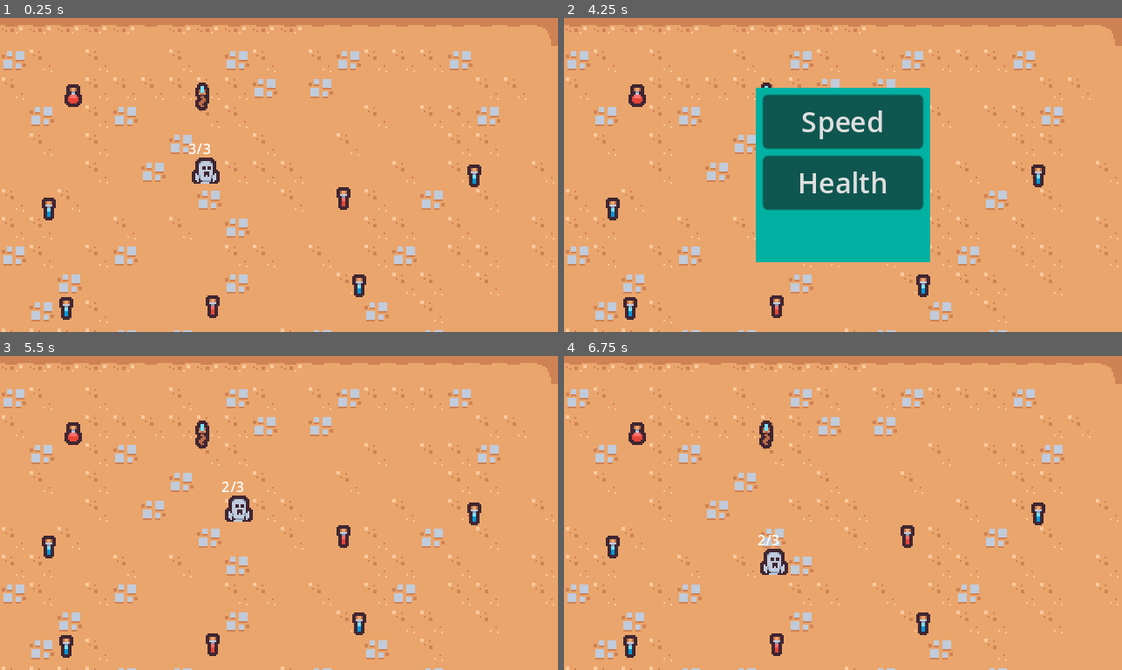
Above: before the commit, frames 1-4 (two rows, left to right).
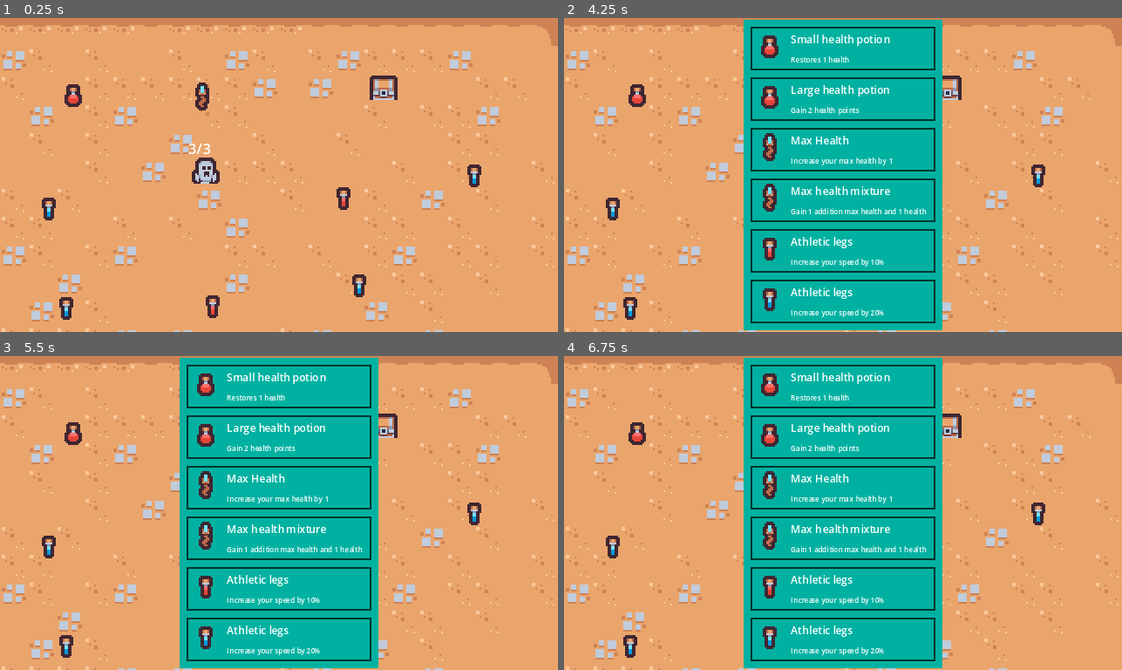
Above: after the commit, the same moments.

Repository: dewald-els/godot-learnings_upgrades
Game: Godot game, scene res://scenes/main/main.tscn
The game is run twice, just before and just after one commit, with the same random seed, the same clock (stepped at 60 frames per second) and the same inputs.
Inputs (mouse positions are in pixels of both pictures, inside the frame that each line leads up to):
- Up to frame 1 (0.25 s): no input
- Up to frame 2 (4.25 s): tap Enter at 0.5 s; hold D (player_right) 0.53-1.28 s; hold Down (player_down) 1.28-2.03 s; hold D (player_right) 2.03-2.78 s; hold W (player_up) 2.78-3.53 s; hold A (player_left) from 3.53 s (still down)
- Up to frame 3 (5.5 s): release A (player_left) at 4.25 s; click (279, 459) at 4.25 s, where only the run before the commit has a clickable "Speed"; hold A (player_left) from 5.03 s (still down)
- Up to frame 4 (6.75 s): release A (player_left) at 5.78 s; hold Down (player_down) 5.78-6.53 s; hold D (player_right) from 6.53 s (still down)

The runs differ from the first frame. In frame 1, 0.3% of the frame differs, in the area x 66-72%, y 18-27%; in frame 2, 29%; in frame 3, 35%, in the area x 32-72%, y 0-100%; in frame 4, 35%.

Commit message:
feat: Upgrade picker, spawn from chest

Diff:
--- a/new-game-project/resources/upgrades/health/resources/health_upgrade_2.tres
+++ b/new-game-project/resources/upgrades/health/resources/health_upgrade_2.tres
@@ -1,11 +1,13 @@
-[gd_resource type="Resource" script_class="HealthUpgradeResource" load_steps=2 format=3 uid="uid://c7ml070c65tyc"]
+[gd_resource type="Resource" script_class="HealthUpgradeResource" load_steps=3 format=3 uid="uid://c7ml070c65tyc"]
 
 [ext_resource type="Script" path="res://resources/upgrades/health/health_upgrade_resource.gd" id="1_ef0eh"]
+[ext_resource type="Texture2D" uid="uid://dwdxvjdbnc6w" path="res://resources/upgrades/scene/sprites/health/health_1.png" id="2_gldsv"]
 
 [resource]
 script = ExtResource("1_ef0eh")
 health_amount = 2
 max_health = 3
-type = ""
-name = ""
-description = ""
+type = "health"
+texture = ExtResource("2_gldsv")
+name = "Large health potion"
+description = "Gain 2 health points"
--- /dev/null
+++ b/new-game-project/resources/upgrades/max_health/resources/max_health_1_and_1.tres
@@ -0,0 +1,13 @@
+[gd_resource type="Resource" script_class="MaxHealthUpgradeResource" load_steps=3 format=3 uid="uid://bblli5dg7j05p"]
+
+[ext_resource type="Script" path="res://resources/upgrades/max_health/max_health_upgrade_resource.gd" id="1_abkvv"]
+[ext_resource type="Texture2D" uid="uid://rnu4h4s56rqj" path="res://resources/upgrades/scene/sprites/max_health/max_health.png" id="2_hxnce"]
+
+[resource]
+script = ExtResource("1_abkvv")
+amount_to_add_max_health = 1
+amount_to_add_health = 1
+type = "max_health"
+texture = ExtResource("2_hxnce")
+name = "Max health mixture"
+description = "Gain 1 addition max health and 1 health"
--- /dev/null
+++ b/new-game-project/scenes/chest/upgrade_chest/upgrade_chest.gd
@@ -0,0 +1,39 @@
+class_name UpgradeChest
+extends Node2D
+
+
+@onready var animated_sprite_2d: AnimatedSprite2D = %AnimatedSprite2D
+@onready var collection_area_2d: Area2D = %CollectionArea2D
+
+@export var uprade_scene: PackedScene
+@export var available_upgrades: Array[UpgradeResource] = []
+@export var upgrade_manager: UpgradeManager
+
+var is_empty: bool = false
+
+func _ready() -> void:
+	collection_area_2d.body_entered.connect(_on_body_entered)
+
+func _on_body_entered(body: Node2D) -> void:
+	if is_empty:
+		return
+
+	if "Player" in body.name:
+		await get_tree().create_timer(0.5).timeout
+		open()
+
+func open() -> void:
+	animated_sprite_2d.play("open")
+	await animated_sprite_2d.animation_finished
+	var upgrade: UpgradeScene = uprade_scene.instantiate()
+	upgrade.upgrade = available_upgrades.pick_random()
+	upgrade.upgrade_manager = upgrade_manager
+	var upgrade_container: Node = get_tree().get_first_node_in_group("upgrades_container")
+	if not upgrade_container:
+		return
+
+	upgrade_container.add_child(upgrade)
+	upgrade.global_position = global_position + Vector2(16, 16)
+
+	animated_sprite_2d.play("empty")
+	is_empty = true
--- /dev/null
+++ b/new-game-project/scenes/chest/upgrade_chest/upgrade_chest.tscn
@@ -0,0 +1,76 @@
+[gd_scene load_steps=14 format=3 uid="uid://bql0mc2gise1"]
+
+[ext_resource type="Script" path="res://scenes/chest/upgrade_chest/upgrade_chest.gd" id="1_flg6w"]
+[ext_resource type="Script" path="res://resources/upgrades/upgrade.gd" id="2_iflts"]
+[ext_resource type="Resource" uid="uid://ldwxe3akwa0l" path="res://resources/upgrades/max_health/resources/max_health_1.tres" id="3_87xry"]
+[ext_resource type="Resource" uid="uid://ch7cyipikol20" path="res://resources/upgrades/health/resources/health_upgrade_1.tres" id="4_es6yg"]
+[ext_resource type="Resource" uid="uid://yfwtdrp7umht" path="res://resources/upgrades/speed/resources/speed_upgrade_10.tres" id="5_087k1"]
+[ext_resource type="Texture2D" uid="uid://bgx6f1pxylt2r" path="res://scenes/chest/upgrade_chest/sprites/empty.png" id="6_s74jv"]
+[ext_resource type="Texture2D" uid="uid://b5oi1p51xknee" path="res://scenes/chest/upgrade_chest/sprites/idle.png" id="7_vulrl"]
+[ext_resource type="Texture2D" uid="uid://ddbtv3jgvurh5" path="res://scenes/chest/upgrade_chest/sprites/open_1.png" id="8_64fd5"]
+[ext_resource type="Texture2D" uid="uid://c4jfb52c84mrw" path="res://scenes/chest/upgrade_chest/sprites/open_2.png" id="9_kulxp"]
+[ext_resource type="Texture2D" uid="uid://dcx0tmm18fkls" path="res://scenes/chest/upgrade_chest/sprites/open_3.png" id="10_cgp3l"]
+[ext_resource type="Texture2D" uid="uid://b7uskj2iusbux" path="res://scenes/chest/upgrade_chest/sprites/opened.png" id="11_i078p"]
+
+[sub_resource type="SpriteFrames" id="SpriteFrames_4aqbs"]
+animations = [{
+"frames": [{
+"duration": 1.0,
+"texture": ExtResource("6_s74jv")
+}],
+"loop": false,
+"name": &"empty",
+"speed": 5.0
+}, {
+"frames": [{
+"duration": 1.0,
+"texture": ExtResource("7_vulrl")
+}],
+"loop": false,
+"name": &"idle",
+"speed": 5.0
+}, {
+"frames": [{
+"duration": 1.0,
+"texture": ExtResource("7_vulrl")
+}, {
+"duration": 1.0,
+"texture": ExtResource("8_64fd5")
+}, {
+"duration": 1.0,
+"texture": ExtResource("9_kulxp")
+}, {
+"duration": 1.0,
+"texture": ExtResource("10_cgp3l")
+}],
+"loop": false,
+"name": &"open",
+"speed": 5.0
+}, {
+"frames": [{
+"duration": 1.0,
+"texture": ExtResource("11_i078p")
+}],
+"loop": false,
+"name": &"opened",
+"speed": 5.0
+}]
+
+[sub_resource type="CircleShape2D" id="CircleShape2D_rn6a4"]
+radius = 15.0
+
+[node name="UpgradeChest" type="Node2D"]
+script = ExtResource("1_flg6w")
+available_upgrades = Array[ExtResource("2_iflts")]([ExtResource("3_87xry"), ExtResource("4_es6yg"), ExtResource("5_087k1")])
+
+[node name="AnimatedSprite2D" type="AnimatedSprite2D" parent="."]
+unique_name_in_owner = true
+sprite_frames = SubResource("SpriteFrames_4aqbs")
+animation = &"opened"
+autoplay = "idle"
+
+[node name="CollectionArea2D" type="Area2D" parent="."]
+unique_name_in_owner = true
+
+[node name="CollisionShape2D" type="CollisionShape2D" parent="CollectionArea2D"]
+shape = SubResource("CircleShape2D_rn6a4")
--- a/new-game-project/scenes/main/main.tscn
+++ b/new-game-project/scenes/main/main.tscn
@@ -10,6 +10,7 @@
 [ext_resource type="Resource" uid="uid://ch7cyipikol20" path="res://resources/upgrades/health/resources/health_upgrade_1.tres" id="7_vtxjg"]
 [ext_resource type="PackedScene" uid="uid://da6yo06wmwsen" path="res://screens/upgrade_picker/upgrade_picker_screen.tscn" id="8_dy3fb"]
 [ext_resource type="Resource" uid="uid://ldwxe3akwa0l" path="res://resources/upgrades/max_health/resources/max_health_1.tres" id="10_nwdoq"]
+[ext_resource type="PackedScene" uid="uid://bql0mc2gise1" path="res://scenes/chest/upgrade_chest/upgrade_chest.tscn" id="11_j80x1"]
 
 [node name="Main" type="Node2D" node_paths=PackedStringArray("upgrade_manager")]
 script = ExtResource("1_if5dn")
@@ -28,42 +29,49 @@
 position = Vector2(118, 87)
 upgrade_manager = NodePath("../Managers/UpgradeManager")
 
-[node name="SpeedUpgrade" parent="." node_paths=PackedStringArray("upgrade_manager") instance=ExtResource("3_taui7")]
+[node name="UpgradeChest" parent="." node_paths=PackedStringArray("upgrade_manager") instance=ExtResource("11_j80x1")]
+position = Vector2(220, 39)
+uprade_scene = ExtResource("3_taui7")
+upgrade_manager = NodePath("../Managers/UpgradeManager")
+
+[node name="Upgrades" type="Node" parent="." groups=["upgrades_container"]]
+
+[node name="SpeedUpgrade" parent="Upgrades" node_paths=PackedStringArray("upgrade_manager") instance=ExtResource("3_taui7")]
 position = Vector2(197, 103)
-upgrade_manager = NodePath("../Managers/UpgradeManager")
+upgrade_manager = NodePath("../../Managers/UpgradeManager")
 upgrade = ExtResource("5_at4up")
 
-[node name="SpeedUpgrade2" parent="." node_paths=PackedStringArray("upgrade_manager") instance=ExtResource("3_taui7")]
+[node name="SpeedUpgrade2" parent="Upgrades" node_paths=PackedStringArray("upgrade_manager") instance=ExtResource("3_taui7")]
 position = Vector2(122, 165)
-upgrade_manager = NodePath("../Managers/UpgradeManager")
+upgrade_manager = NodePath("../../Managers/UpgradeManager")
 upgrade = ExtResource("5_at4up")
 
-[node name="SpeedUpgrade3" parent="." node_paths=PackedStringArray("upgrade_manager") instance=ExtResource("3_taui7")]
+[node name="SpeedUpgrade3" parent="Upgrades" node_paths=PackedStringArray("upgrade_manager") instance=ExtResource("3_taui7")]
 position = Vector2(272, 90)
-upgrade_manager = NodePath("../Managers/UpgradeManager")
+upgrade_manager = NodePath("../../Managers/UpgradeManager")
 upgrade = ExtResource("4_xg237")
 
-[node name="SpeedUpgrade4" parent="." node_paths=PackedStringArray("upgrade_manager") instance=ExtResource("3_taui7")]
+[node name="SpeedUpgrade4" parent="Upgrades" node_paths=PackedStringArray("upgrade_manager") instance=ExtResource("3_taui7")]
 position = Vector2(28, 109)
-upgrade_manager = NodePath("../Managers/UpgradeManager")
+upgrade_manager = NodePath("../../Managers/UpgradeManager")
 upgrade = ExtResource("4_xg237")
 
-[node name="SpeedUpgrade5" parent="." node_paths=PackedStringArray("upgrade_manager") instance=ExtResource("3_taui7")]
+[node name="SpeedUpgrade5" parent="Upgrades" node_paths=PackedStringArray("upgrade_manager") instance=ExtResource("3_taui7")]
 position = Vector2(38, 166)
-upgrade_manager = NodePath("../Managers/UpgradeManager")
+upgrade_manager = NodePath("../../Managers/UpgradeManager")
 upgrade = ExtResource("4_xg237")
 
-[node name="SpeedUpgrade6" parent="." node_paths=PackedStringArray("upgrade_manager") instance=ExtResource("3_taui7")]
+[node name="SpeedUpgrade6" parent="Upgrades" node_paths=PackedStringArray("upgrade_manager") instance=ExtResource("3_taui7")]
 position = Vector2(206, 153)
-upgrade_manager = NodePath("../Managers/UpgradeManager")
+upgrade_manager = NodePath("../../Managers/UpgradeManager")
 upgrade = ExtResource("4_xg237")
 
-[node name="HealthUpgrade" parent="." node_paths=PackedStringArray("upgrade_manager") instance=ExtResource("3_taui7")]
+[node name="HealthUpgrade" parent="Upgrades" node_paths=PackedStringArray("upgrade_manager") instance=ExtResource("3_taui7")]
 position = Vector2(42, 44)
-upgrade_manager = NodePath("../Managers/UpgradeManager")
+upgrade_manager = NodePath("../../Managers/UpgradeManager")
 upgrade = ExtResource("7_vtxjg")
 
-[node name="MaxHealthUpgrade" parent="." node_paths=PackedStringArray("upgrade_manager") instance=ExtResource("3_taui7")]
+[node name="MaxHealthUpgrade" parent="Upgrades" node_paths=PackedStringArray("upgrade_manager") instance=ExtResource("3_taui7")]
 position = Vector2(116, 45)
-upgrade_manager = NodePath("../Managers/UpgradeManager")
+upgrade_manager = NodePath("../../Managers/UpgradeManager")
 upgrade = ExtResource("10_nwdoq")
--- /dev/null
+++ b/new-game-project/screens/upgrade_picker/buttons/upgrade_picker_button.gd
@@ -0,0 +1,25 @@
+class_name UpgradePickerButton
+extends PanelContainer
+
+signal upgrade_selected(upgrade: UpgradeResource)
+
+@onready var upgrade_texture_rect: TextureRect = %UpgradeTextureRect
+@onready var name_label: Label = %NameLabel
+@onready var description_label: Label = %DescriptionLabel
+
+@export var upgrade: UpgradeResource
+
+func _ready() -> void:
+	Callable(setup_upgrade).call_deferred()
+
+func setup_upgrade() -> void:
+	if not upgrade:
+		return
+
+	name_label.text = upgrade.name
+	description_label.text = upgrade.description
+	upgrade_texture_rect.texture = upgrade.texture
+
+
+func _on_upgrade_selected() -> void:
+	upgrade_selected.emit(upgrade)
--- /dev/null
+++ b/new-game-project/screens/upgrade_picker/buttons/upgrade_picker_button.tscn
@@ -0,0 +1,50 @@
+[gd_scene load_steps=4 format=3 uid="uid://0fdbdmam6r1f"]
+
+[ext_resource type="Script" path="res://screens/upgrade_picker/buttons/upgrade_picker_button.gd" id="1_pa3ni"]
+[ext_resource type="Texture2D" uid="uid://dwdxvjdbnc6w" path="res://resources/upgrades/scene/sprites/health/health_1.png" id="2_jn7b6"]
+
+[sub_resource type="StyleBoxFlat" id="StyleBoxFlat_hwx2u"]
+bg_color = Color(0, 0.694149, 0.630375, 1)
+border_width_left = 1
+border_width_top = 1
+border_width_right = 1
+border_width_bottom = 1
+border_color = Color(1.68458e-07, 0.212417, 0.189652, 1)
+
+[node name="UpgradePickerButton" type="PanelContainer"]
+offset_right = 75.0
+offset_bottom = 24.0
+theme_override_styles/panel = SubResource("StyleBoxFlat_hwx2u")
+script = ExtResource("1_pa3ni")
+
+[node name="MarginContainer" type="MarginContainer" parent="."]
+layout_mode = 2
+theme_override_constants/margin_left = 2
+theme_override_constants/margin_top = 2
+theme_override_constants/margin_right = 4
+theme_override_constants/margin_bottom = 2
+
+[node name="HBoxContainer" type="HBoxContainer" parent="MarginContainer"]
+layout_mode = 2
+
+[node name="UpgradeTextureRect" type="TextureRect" parent="MarginContainer/HBoxContainer"]
+unique_name_in_owner = true
+layout_mode = 2
+size_flags_vertical = 0
+texture = ExtResource("2_jn7b6")
+stretch_mode = 3
+
+[node name="VBoxContainer" type="VBoxContainer" parent="MarginContainer/HBoxContainer"]
+layout_mode = 2
+
+[node name="NameLabel" type="Label" parent="MarginContainer/HBoxContainer/VBoxContainer"]
+unique_name_in_owner = true
+layout_mode = 2
+theme_override_font_sizes/font_size = 6
+text = "Upgrade name"
+
+[node name="DescriptionLabel" type="Label" parent="MarginContainer/HBoxContainer/VBoxContainer"]
+unique_name_in_owner = true
+layout_mode = 2
+theme_override_font_sizes/font_size = 4
+text = "Descrption of the upgrade"
--- a/new-game-project/screens/upgrade_picker/upgrade_picker_screen.gd
+++ b/new-game-project/screens/upgrade_picker/upgrade_picker_screen.gd
@@ -1,23 +1,19 @@
 class_name UpgradePickerScreen
 extends CanvasLayer
 
-@onready var button_speed: Button = %ButtonSpeed
-@onready var button_health: Button = %ButtonHealth
+@onready var button_v_box_container: VBoxContainer = %ButtonVBoxContainer
 
+@export var upgrade_button: PackedScene
 @export var upgrade_manager: UpgradeManager
-@export var health_upgrade: HealthUpgradeResource
-@export var speed_upgrade: SpeedUpgradeResource
+@export var upgrades: Array[UpgradeResource] = []
 
 
 func _ready() -> void:
-	button_speed.pressed.connect(_on_speed_pressed)
-	button_health.pressed.connect(_on_health_pressed)
+	for upgrade in upgrades:
+		var button: UpgradePickerButton = upgrade_button.instantiate()
+		button.upgrade = upgrade
+		button_v_box_container.add_child(button)
 
-
-func _on_speed_pressed() -> void:
-	upgrade_manager.add_upgrade(speed_upgrade)
+func _on_upgrade_selected(upgrade: UpgradeResource):
+	upgrade_manager.add_upgrade(upgrade)
 	Callable(queue_free).call_deferred()
-
-func _on_health_pressed() -> void:
-	upgrade_manager.add_upgrade(health_upgrade)
-	Callable(queue_free).call_deferred()
--- a/new-game-project/screens/upgrade_picker/upgrade_picker_screen.tscn
+++ b/new-game-project/screens/upgrade_picker/upgrade_picker_screen.tscn
@@ -1,16 +1,22 @@
-[gd_scene load_steps=5 format=3 uid="uid://da6yo06wmwsen"]
+[gd_scene load_steps=11 format=3 uid="uid://da6yo06wmwsen"]
 
 [ext_resource type="Script" path="res://screens/upgrade_picker/upgrade_picker_screen.gd" id="1_jidhb"]
+[ext_resource type="PackedScene" uid="uid://0fdbdmam6r1f" path="res://screens/upgrade_picker/buttons/upgrade_picker_button.tscn" id="2_0vasa"]
 [ext_resource type="Resource" uid="uid://ch7cyipikol20" path="res://resources/upgrades/health/resources/health_upgrade_1.tres" id="2_i117y"]
 [ext_resource type="Resource" uid="uid://yfwtdrp7umht" path="res://resources/upgrades/speed/resources/speed_upgrade_10.tres" id="3_u701y"]
+[ext_resource type="Script" path="res://resources/upgrades/upgrade.gd" id="4_xoob8"]
+[ext_resource type="Resource" uid="uid://c7ml070c65tyc" path="res://resources/upgrades/health/resources/health_upgrade_2.tres" id="5_t7i0u"]
+[ext_resource type="Resource" uid="uid://ldwxe3akwa0l" path="res://resources/upgrades/max_health/resources/max_health_1.tres" id="6_oa0gm"]
+[ext_resource type="Resource" uid="uid://bblli5dg7j05p" path="res://resources/upgrades/max_health/resources/max_health_1_and_1.tres" id="7_vlc8e"]
+[ext_resource type="Resource" uid="uid://y6p3v0m420qi" path="res://resources/upgrades/speed/resources/speed_upgrade_20.tres" id="8_0rp54"]
 
 [sub_resource type="StyleBoxFlat" id="StyleBoxFlat_37kyy"]
 bg_color = Color(0, 0.694149, 0.630375, 1)
 
 [node name="UpgradePickerScreen" type="CanvasLayer"]
 script = ExtResource("1_jidhb")
-health_upgrade = ExtResource("2_i117y")
-speed_upgrade = ExtResource("3_u701y")
+upgrade_button = ExtResource("2_0vasa")
+upgrades = Array[ExtResource("4_xoob8")]([ExtResource("2_i117y"), ExtResource("5_t7i0u"), ExtResource("6_oa0gm"), ExtResource("7_vlc8e"), ExtResource("3_u701y"), ExtResource("8_0rp54")])
 
 [node name="MarginContainer" type="MarginContainer" parent="."]
 anchors_preset = 15
@@ -33,16 +39,6 @@
 theme_override_constants/margin_right = 4
 theme_override_constants/margin_bottom = 4
 
-[node name="VBoxContainer" type="VBoxContainer" parent="MarginContainer/PanelContainer/MarginContainer"]
-layout_mode = 2
-
-[node name="ButtonSpeed" type="Button" parent="MarginContainer/PanelContainer/MarginContainer/VBoxContainer"]
+[node name="ButtonVBoxContainer" type="VBoxContainer" parent="MarginContainer/PanelContainer/MarginContainer"]
 unique_name_in_owner = true
 layout_mode = 2
-text = "Speed
-"
-
-[node name="ButtonHealth" type="Button" parent="MarginContainer/PanelContainer/MarginContainer/VBoxContainer"]
-unique_name_in_owner = true
-layout_mode = 2
-text = "Health"
Binary file added: new-game-project/scenes/chest/upgrade_chest/sprites/empty.png
Not shown, added: new-game-project/scenes/chest/upgrade_chest/sprites/empty.png.import
Binary file added: new-game-project/scenes/chest/upgrade_chest/sprites/idle.png
Not shown, added: new-game-project/scenes/chest/upgrade_chest/sprites/idle.png.import
Binary file added: new-game-project/scenes/chest/upgrade_chest/sprites/open_1.png
Not shown, added: new-game-project/scenes/chest/upgrade_chest/sprites/open_1.png.import
Binary file added: new-game-project/scenes/chest/upgrade_chest/sprites/open_2.png
Not shown, added: new-game-project/scenes/chest/upgrade_chest/sprites/open_2.png.import
Binary file added: new-game-project/scenes/chest/upgrade_chest/sprites/open_3.png
Not shown, added: new-game-project/scenes/chest/upgrade_chest/sprites/open_3.png.import
Binary file added: new-game-project/scenes/chest/upgrade_chest/sprites/opened.png
Not shown, added: new-game-project/scenes/chest/upgrade_chest/sprites/opened.png.import
(and 1 more such lines)
